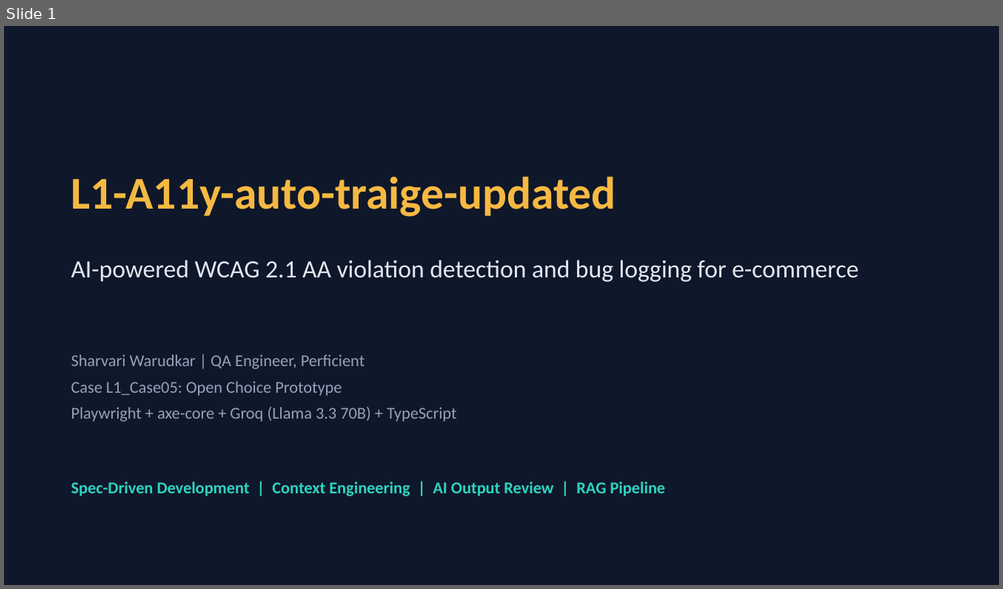
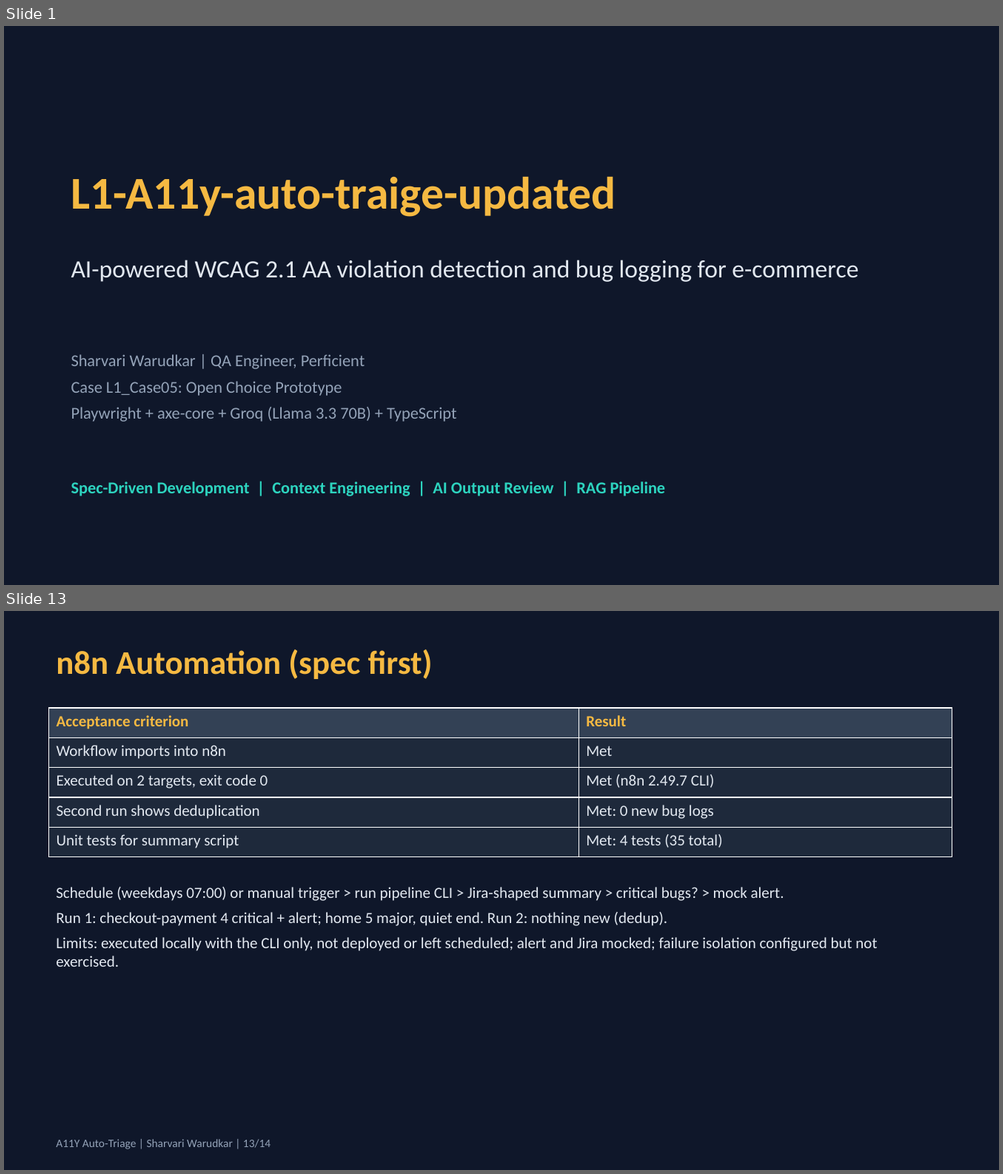
Before and after one commit to Sharvari-Warudkar/a11y-auto-triage, a slide deck: evidence/L1-a11y-auto-traige-presentation.pptx. Shown one above the other, each under a label of ours: slide 1 before the commit, slides 1 and 13 after it; the slides between them are not shown. The pictures are 1003x589 and 1003x1174 pixels, drawn with LibreOffice and Linux fonts; fonts in the diff are those of the drawing. Boxes give left, top, right and bottom in pixels: in the first picture for what was removed or moved away, otherwise in the second. Text is boxed around its words. In the diff, an @@ line names an element or a change of style, - is before the commit and + after.

```diff
--- a/evidence/L1-a11y-auto-traige-presentation.pptx
+++ b/evidence/L1-a11y-auto-traige-presentation.pptx
@@ slide 13 added at [4,611,999,1170], background #0F172A @@
@@ text added at [56,649,432,679], 32 pt, text #F5B942, bold @@
+n8n Automation (spec first)
@@ table added at [48,708,951,857], 5 rows, 2 columns @@
+Acceptance criterion | Result
+Workflow imports into n8n | Met
+Executed on 2 targets, exit code 0 | Met (n8n 2.49.7 CLI)
+Second run shows deduplication | Met: 0 new bug logs
+Unit tests for summary script | Met: 4 tests (35 total)
@@ text added at [56,887,876,967], 15 pt, text #E2E8F0 @@
+Schedule (weekdays 07:00) or manual trigger > run pipeline CLI > Jira-shaped summary > critical bugs? > mock alert.
+Run 1: checkout-payment 4 critical + alert; home 5 major, quiet end. Run 2: nothing new (dedup).
+Limits: executed locally with the CLI only, not deployed or left scheduled; alert and Jira mocked; failure isolation configured but not exercised.
@@ text added at [56,1139,270,1150], 11 pt, text #94A3B8 @@
+A11Y Auto-Triage | Sharvari Warudkar | 13/14
```
Also in this commit, not shown: 12 slides changed, 22 other files.
